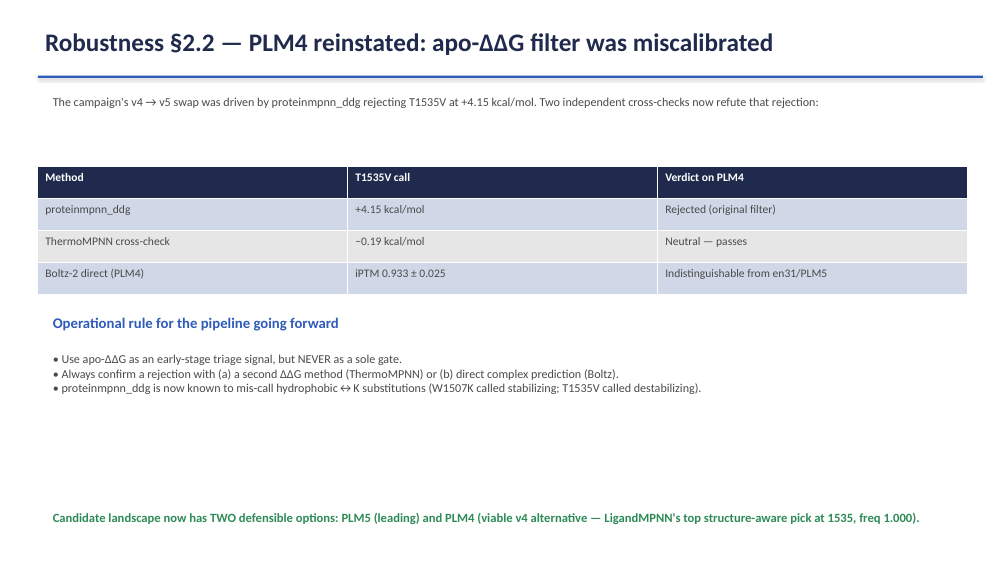
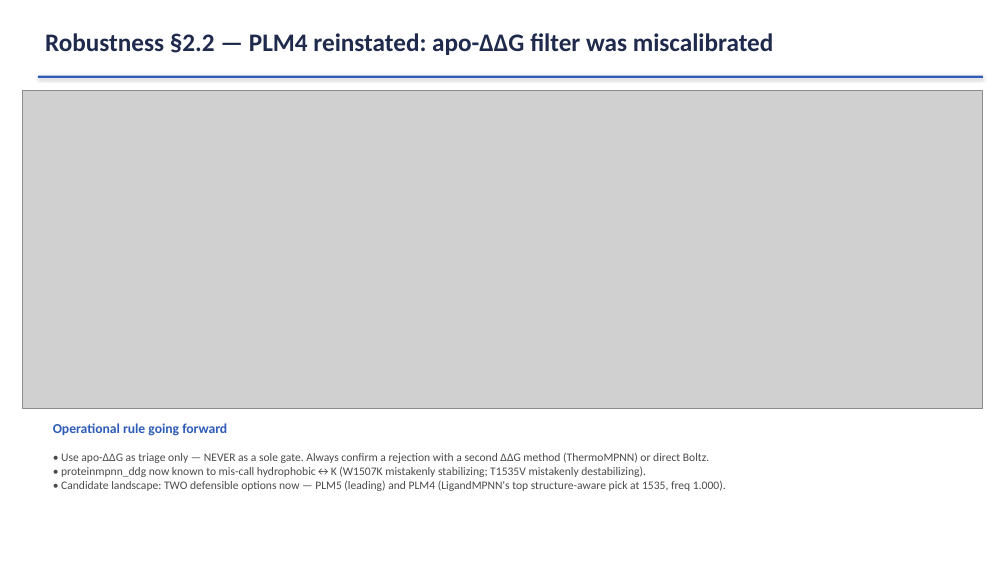
Before and after one commit to visvikbharti/protein-language-model-exploration, a slide deck: slide 19 of docs/presentation/FnCas9_PLM_Redesign.pptx (slide 18 before the commit). Drawn at 1008x567 pixels with LibreOffice and Linux fonts; fonts in the diff are those of the drawing; grey boxes stand for pictures. Boxes give left, top, right and bottom in pixels: in the first picture for what was removed or moved away, otherwise in the second. Text is boxed around its words. In the diff, an @@ line names an element or a change of style, - is before the commit and + after.

```diff
--- a/docs/presentation/FnCas9_PLM_Redesign.pptx
+++ b/docs/presentation/FnCas9_PLM_Redesign.pptx
@@ picture added at box(23, 91, 983, 408) @@
@@ text removed at box(53, 97, 819, 108) @@
-The campaign's v4 → v5 swap was driven by proteinmpnn_ddg rejecting T1535V at +4.15 kcal/mol. Two independent cross-checks now refute that rejection:
@@ table removed at box(38, 166, 968, 295), 4 rows, 3 columns @@
-Method | T1535V call | Verdict on PLM4
-proteinmpnn_ddg | +4.15 kcal/mol | Rejected (original filter)
-ThermoMPNN cross-check | −0.19 kcal/mol | Neutral — passes
-Boltz-2 direct (PLM4) | iPTM 0.933 ± 0.025 | Indistinguishable from en31/PLM5
@@ text at box(53, 423, 227, 436): text changed; size 14 to 13 pt @@
-Operational rule for the pipeline going forward
+Operational rule going forward
@@ text at box(61, 453, 726, 491): text changed; size 11.5 to 11 pt @@
-• Use apo-ΔΔG as an early-stage triage signal, but NEVER as a sole gate.
-• Always confirm a rejection with (a) a second ΔΔG method (ThermoMPNN) or (b) direct complex prediction (Boltz).
-• proteinmpnn_ddg is now known to mis-call hydrophobic↔K substitutions (W1507K called stabilizing; T1535V called destabilizing).
+• Use apo-ΔΔG as triage only — NEVER as a sole gate. Always confirm a rejection with a second ΔΔG method (ThermoMPNN) or direct Boltz.
+• proteinmpnn_ddg now known to mis-call hydrophobic↔K (W1507K mistakenly stabilizing; T1535V mistakenly destabilizing).
+• Candidate landscape: TWO defensible options now — PLM5 (leading) and PLM4 (LigandMPNN's top structure-aware pick at 1535, freq 1.000).
@@ text removed at box(53, 513, 920, 524) @@
-Candidate landscape now has TWO defensible options: PLM5 (leading) and PLM4 (viable v4 alternative — LigandMPNN's top structure-aware pick at 1535, freq 1.000).
```
Also in this commit, not shown: 2 other slides changed, 4 slides added, 1 slide removed, 17 other files.
